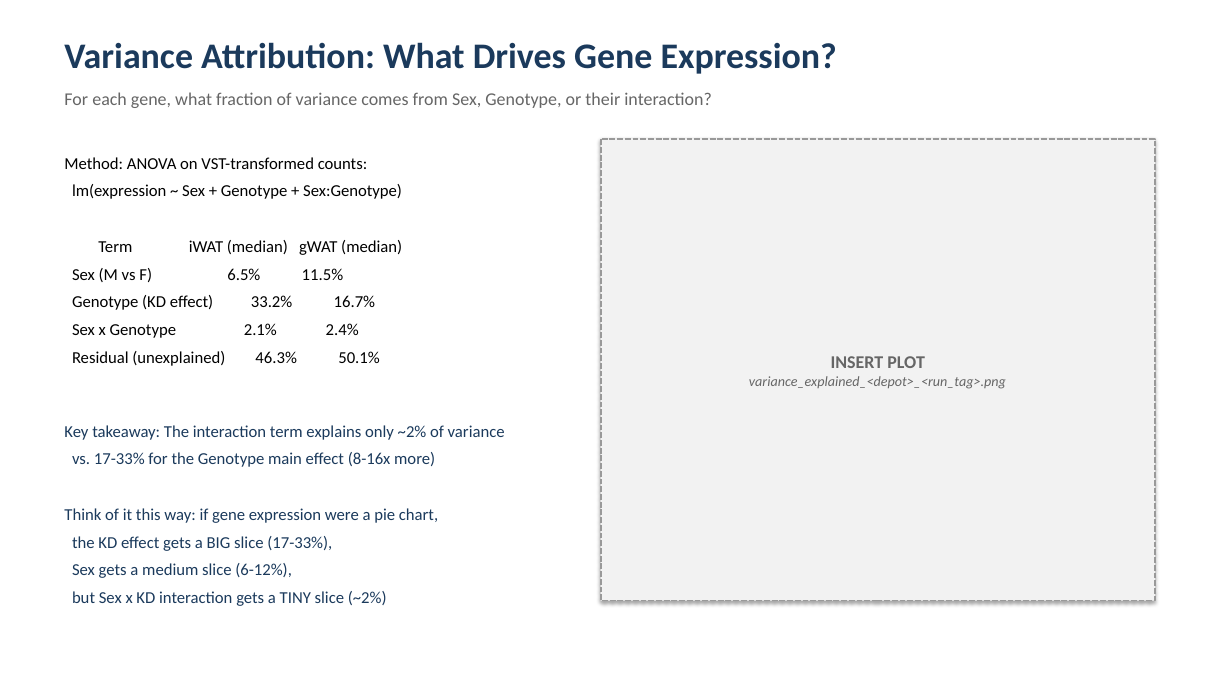
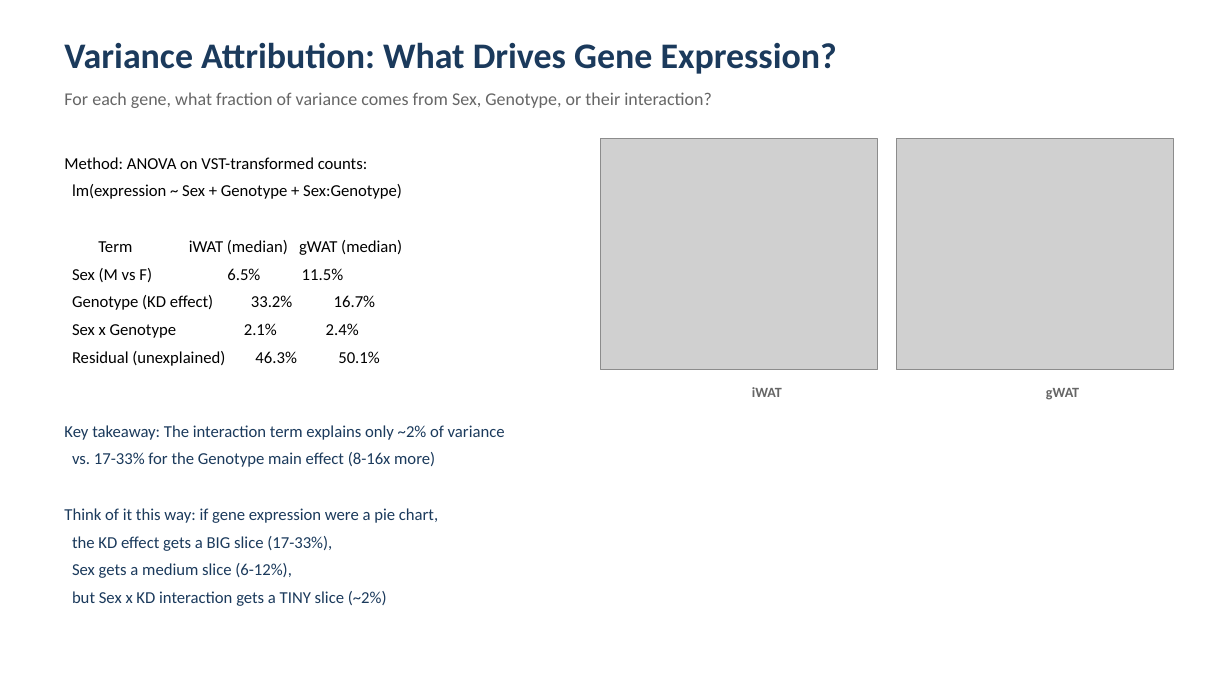
Before and after one commit to lkingcpdtka-ux/KAT8-Project, a slide deck: slide 12 of Results/KAT8_sex_interaction_presentation.pptx. Drawn at 1232x693 pixels with LibreOffice and Linux fonts; fonts in the diff are those of the drawing; grey boxes stand for pictures. Boxes give left, top, right and bottom in pixels: in the first picture for what was removed or moved away, otherwise in the second. Text is boxed around its words. In the diff, an @@ line names an element or a change of style, - is before the commit and + after.

```diff
--- a/Results/KAT8_sex_interaction_presentation.pptx
+++ b/Results/KAT8_sex_interaction_presentation.pptx
@@ rectangle removed at (601, 139, 1155, 601) @@
-INSERT PLOT
-variance_explained_<depot>_<run_tag>.png
@@ picture added at (601, 139, 878, 370) @@
@@ picture added at (897, 139, 1174, 370) @@
@@ text added at (752, 387, 782, 397), 11 pt, text #666666, bold @@
+iWAT
@@ text added at (1046, 388, 1079, 400), 11 pt, text #666666, bold @@
+gWAT
```
Also in this commit, not shown: 6 other slides changed, 1 slide added, 1 other file.
